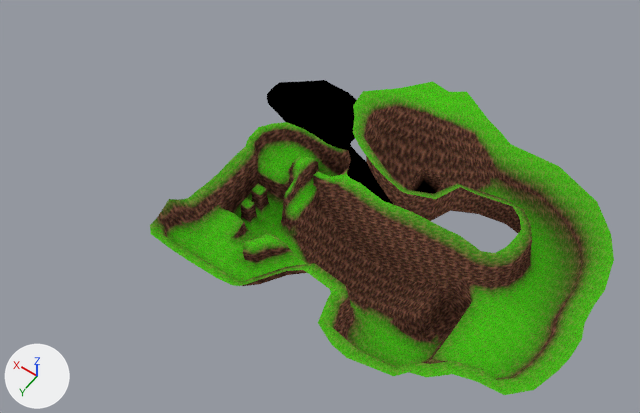
Two versions of the Blender file Assets/Meshes/Levels/TutorialLevel/TutorialLevelNew.blend, one commit apart.
Rendered twice from a 50 mm lens placed at (-57.4, 32.4, 101.6), pointed at (-6.9, -38.2, -9.4). The axes (+X, +Y, +Z) are drawn at lower left. The lights are the same throughout. The older version comes first.
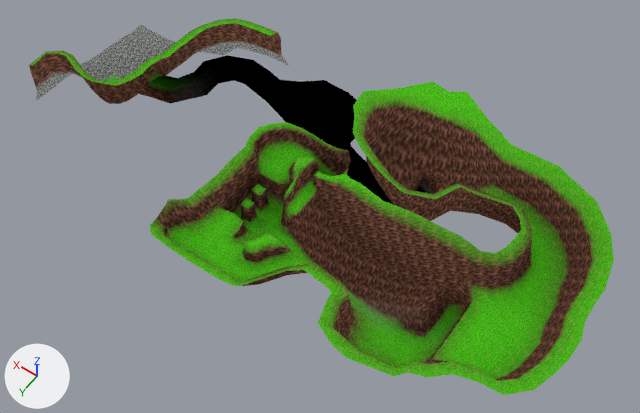
Changed parts and their boxes [x1, y1, x2, y2] in the pictures (640 x 413 px; the box of a moved part takes in the faces that stretch with it):
'Plane', surface changed, reshaped (8% taller): before [150, 80, 614, 395]; after [148, 55, 614, 395]
'Plane.001', added: after [29, 18, 288, 104]
part 1 of me_plane, moved or reshaped: [309, 185, 333, 219] in both
part 2 of me_plane, built on: before [267, 82, 299, 115]; after [148, 55, 299, 115]
part 3 of me_plane, surface changed: [150, 82, 614, 395] in both

The change, as a list of edits to the scene's bpy script:
```text
Add img_rock_png:
    img_rock_png = load_image('rock.png', '../../../Textures/rock.png', 128, 128, 'sRGB')
Change mat_grass:
    add n17 = _N.new('ShaderNodeMix'); n17.name = 'Mix.002'
    add n17.data_type = 'RGBA'
    add n18 = _N.new('ShaderNodeTexImage'); n18.name = 'Image Texture.002'
    add n18.image = img_rock_png
    add n18.interpolation = 'Closest'
    where n6 = _N.new('ShaderNodeMix'); n6.name = 'Mix'
    where n8 = _N.new('ShaderNodeMix'); n8.name = 'Mix.001'
    remove _L.new(n6.outputs[2], n8.inputs[6])  # 'Result' to 'A'
    where n4 = _N.new('ShaderNodeMapping'); n4.name = 'Mapping'
    where n9 = _N.new('ShaderNodeSeparateColor'); n9.name = 'Separate Color'
    add _L.new(n6.outputs[2], n17.inputs[6])  # 'Result' to 'A'
    add _L.new(n18.outputs[0], n17.inputs[7])  # 'Color' to 'B'
    add _L.new(n17.outputs[2], n8.inputs[6])  # 'Result' to 'A'
    add _L.new(n4.outputs[0], n18.inputs[0])  # 'Vector' to 'Vector'
    add _L.new(n9.outputs[2], n17.inputs[0])  # 'Blue' to 'Factor'
Change me_plane:
    used by ob_plane; location = (0.0, 0.0, 0.0)
    verts and faces of me_plane; kept vertices keep their numbers, new ones are numbered from 969
    before: 153 (-9.7, -34.3, -0.9) at pixel (320, 196), 300 (-10.4, -34.3, -0.2) at pixel (323, 196)
    remove me_plane.from_pydata(...)  # 969 vertices, 925 faces; spans x -51.8..12.3, y -65.6..-12.6, z -19.6..5.1
    add me_plane.from_pydata(...)  # 1043 vertices, 999 faces; spans x -51.8..26.5, y -65.6..-12.6, z -19.6..5.1
    me_plane part 1
    add verts[153] = (-9.6, -34.3, -1.1)  # moved, pixel (319, 197)
    add verts[300] = (-10.9, -34.2, -1.0)  # moved, pixel (326, 201)
    me_plane part 2
    7 vertices move from x 12.3, y -53.4..-49.6, z -7.2..-4.7 to x 12.3, y -53.4..-49.6, z -7.1..-3.8
    70 vertices are added at x 14.1..26.5, y -53.4..-36.3, z -6.3..0.1
    70 new faces join them
    me_plane part 3: 884 kept faces spanning x -51.8..12.3, y -65.6..-12.6, z -19.6..5.1 get new texture (UV) coordinates
    other edits to the shape of me_plane do not show in these pictures
Add me_plane_001:
    me_plane_001.from_pydata(...)  # 232 vertices, 200 faces; spans x 14.1..44.7, y -59.4..-26.6, z -7.2..4.4
    me_plane_001.polygons.foreach_set('use_smooth', [True] * 200)
    me_plane_001.materials.append(mat_grass)
Add ob_plane_001:
    ob_plane_001 = bpy.data.objects.new('Plane.001', me_plane_001)
    ob_plane_001.location = (0.0, 0.0, 0.0)
```
